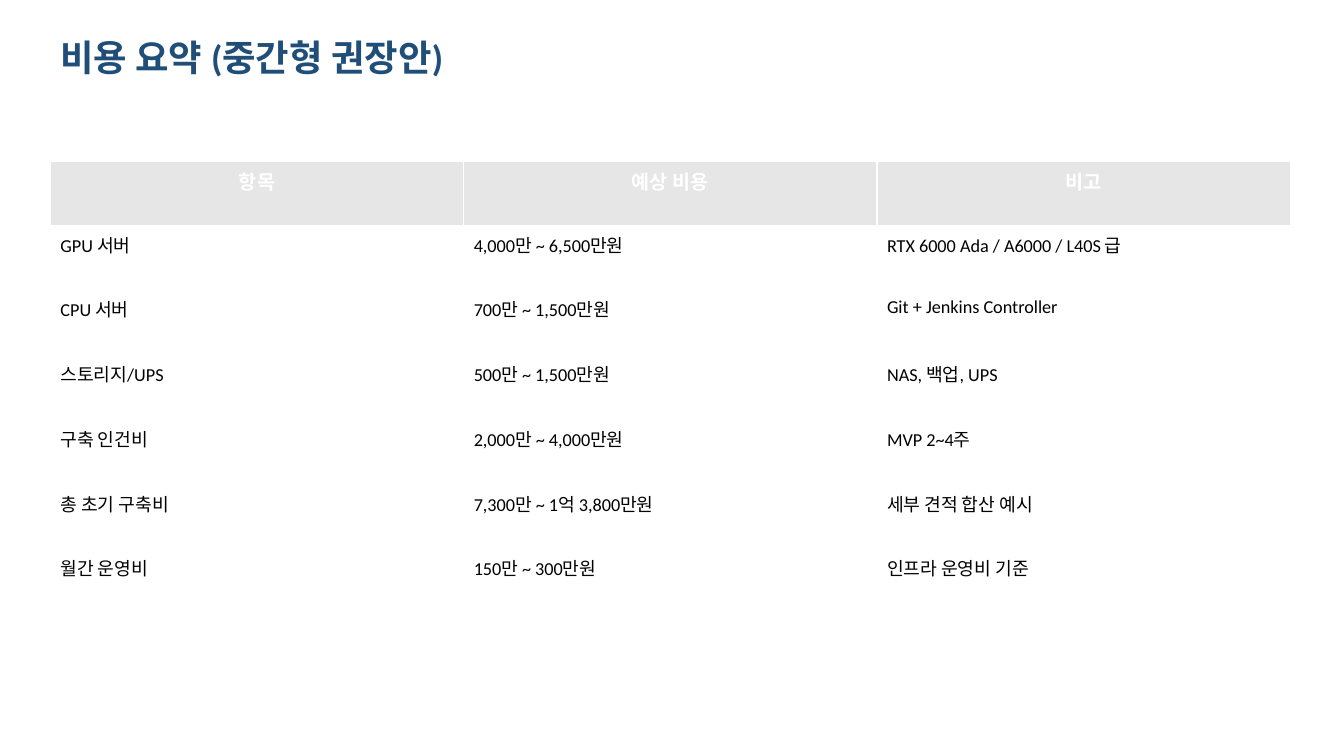
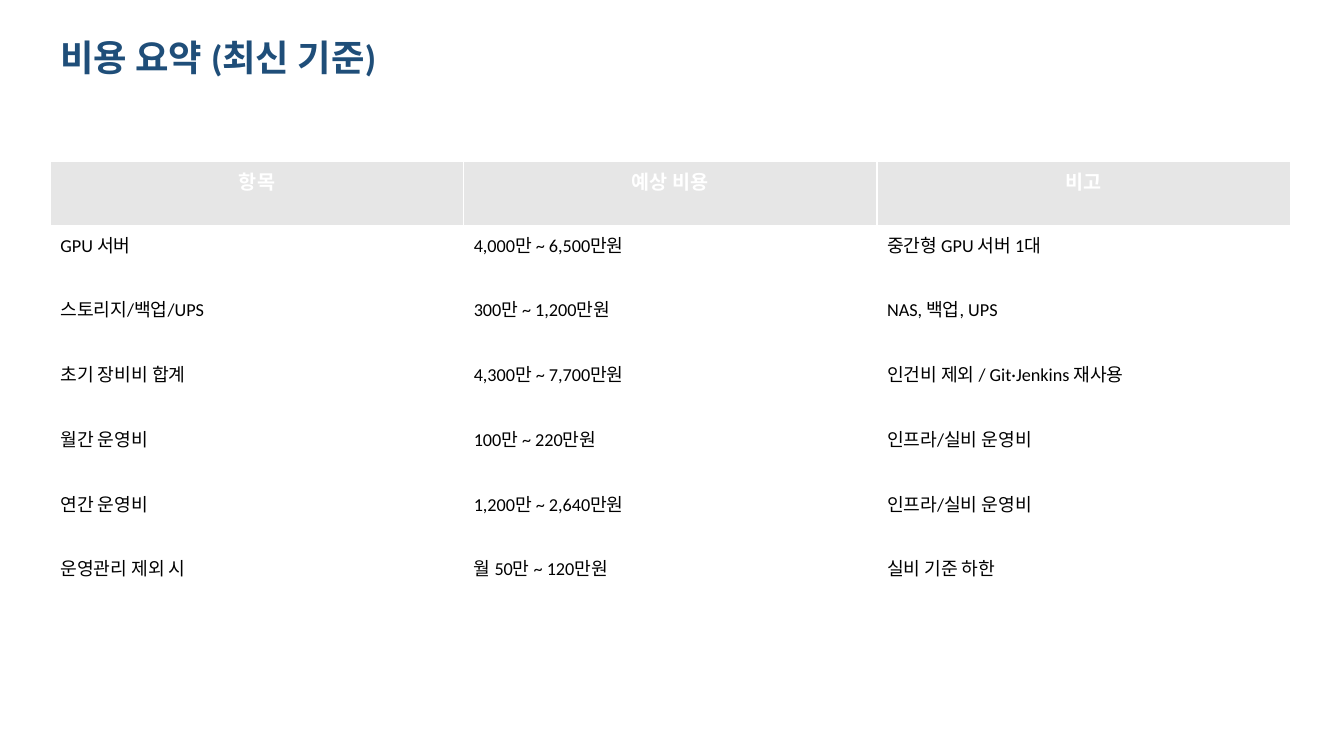
Before and after one commit to SeoArin9142/GameChatTranslator, a slide deck: slide 4 of docs/presentations/issue-170-internal-ai-system-proposal.pptx. Drawn at 1344x756 pixels with LibreOffice and Linux fonts; fonts in the diff are those of the drawing. Boxes give left, top, right and bottom in pixels: in the first picture for what was removed or moved away, otherwise in the second. Text is boxed around its words. In the diff, an @@ line names an element or a change of style, - is before the commit and + after.

Commit message:
문서: AI 구축안 최신 발표자료 갱신

```diff
--- a/docs/presentations/issue-170-internal-ai-system-proposal.pptx
+++ b/docs/presentations/issue-170-internal-ai-system-proposal.pptx
@@ text at (x1=60, y1=40, x2=377, y2=77): text changed @@
-비용 요약 (중간형 권장안)
+비용 요약 (최신 기준)
@@ table at (x1=50, y1=161, x2=1291, y2=615) @@
-row 2, column 3: RTX 6000 Ada / A6000 / L40S 급
+row 2, column 3: 중간형 GPU 서버 1대
-row 3: CPU 서버 | 700만 ~ 1,500만원 | Git + Jenkins Controller
+row 3: 스토리지/백업/UPS | 300만 ~ 1,200만원 | NAS, 백업, UPS
-row 4: 스토리지/UPS | 500만 ~ 1,500만원 | NAS, 백업, UPS
+row 4: 초기 장비비 합계 | 4,300만 ~ 7,700만원 | 인건비 제외 / Git·Jenkins 재사용
-row 5: 구축 인건비 | 2,000만 ~ 4,000만원 | MVP 2~4주
+row 5: 월간 운영비 | 100만 ~ 220만원 | 인프라/실비 운영비
-row 6: 총 초기 구축비 | 7,300만 ~ 1억 3,800만원 | 세부 견적 합산 예시
+row 6: 연간 운영비 | 1,200만 ~ 2,640만원 | 인프라/실비 운영비
-row 7: 월간 운영비 | 150만 ~ 300만원 | 인프라 운영비 기준
+row 7: 운영관리 제외 시 | 월 50만 ~ 120만원 | 실비 기준 하한
```
Also in this commit, not shown: 4 other slides changed, 4 other files.
